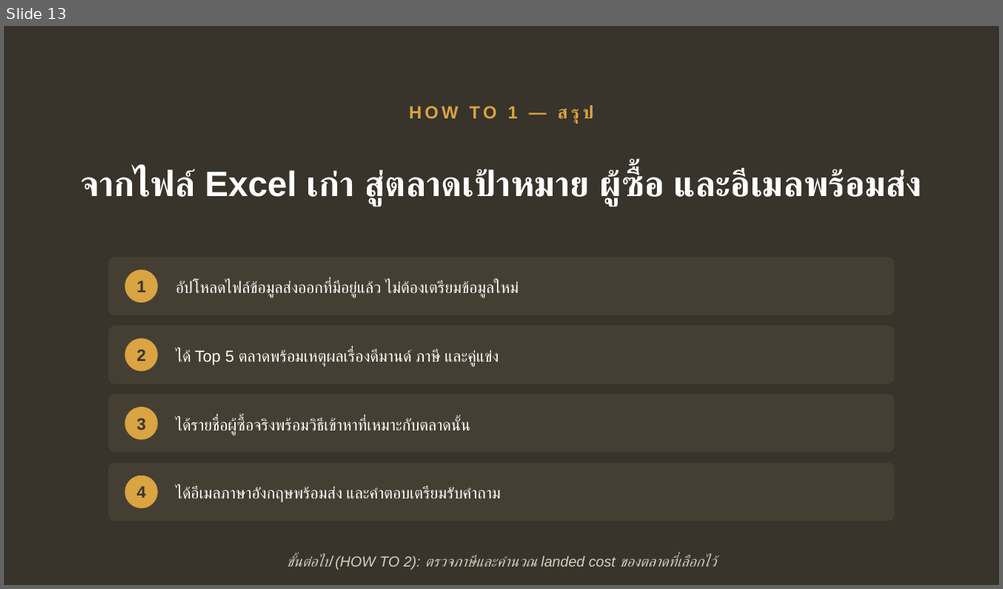
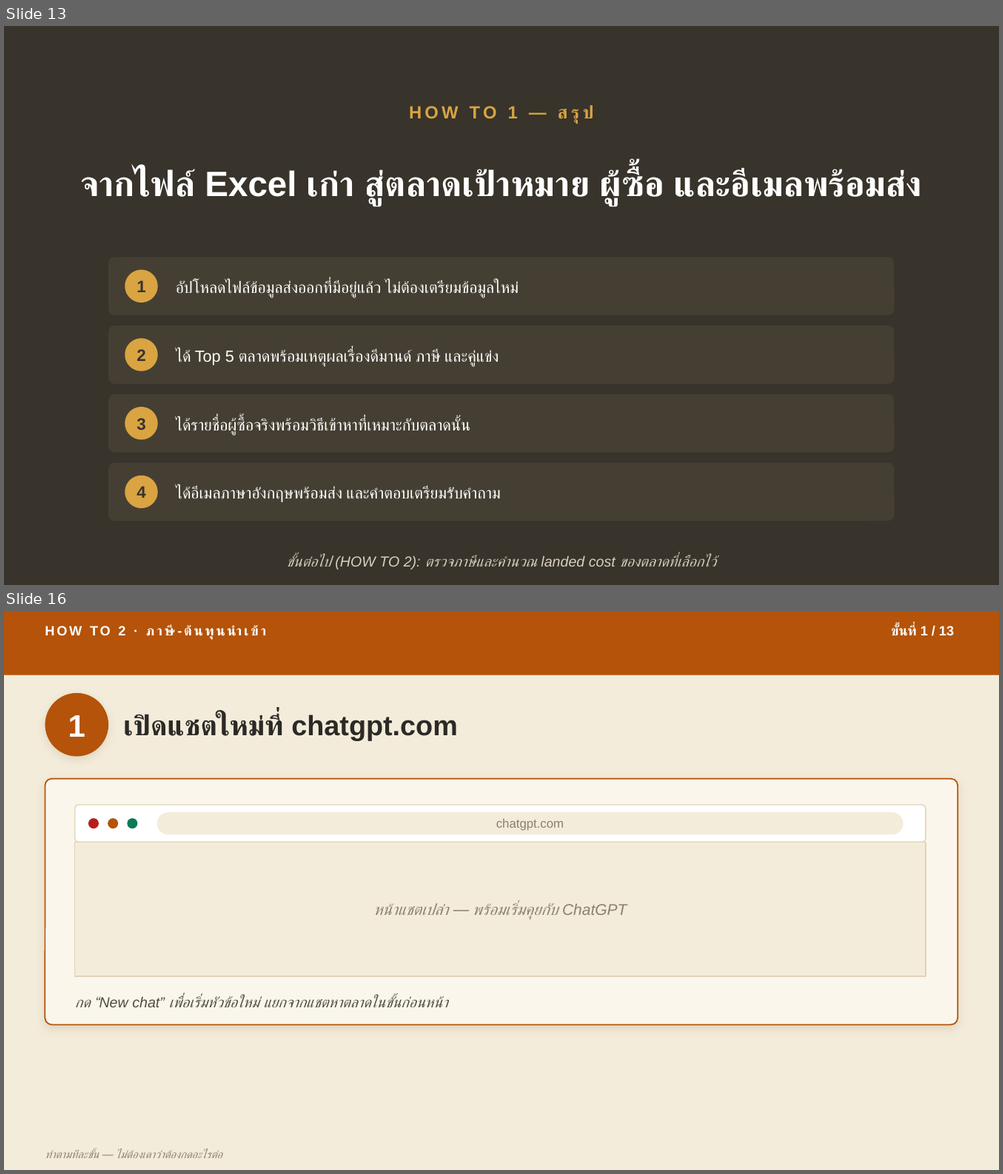
Before and after one commit to skunpoj/krungsri, a slide deck: deck/out3.pptx. Shown one above the other, each under a label of ours: slide 13 before the commit, slides 13 and 16 after it; the slides between them are not shown. The pictures are 1003x589 and 1003x1174 pixels, drawn with LibreOffice and Linux fonts; fonts in the diff are those of the drawing. Boxes give left, top, right and bottom in pixels: in the first picture for what was removed or moved away, otherwise in the second. Text is boxed around its words. In the diff, an @@ line names an element or a change of style, - is before the commit and + after.

```diff
--- a/deck/out3.pptx
+++ b/deck/out3.pptx
@@ slide 16 added at box(4, 611, 999, 1170), background #F4ECDA @@
@@ rectangle added at box(4, 611, 999, 675), fill #B45309 @@
@@ text added at box(118, 625, 242, 636), 13 pt, text #FFFFFF, bold @@
+HOW TO 2 · ภาษี-ต้นทุนนำเข้า
@@ text added at box(891, 625, 953, 636), 13 pt, text #FFFFFF, bold @@
+ขั้นที่ 1 / 13
@@ ellipse added at box(45, 693, 108, 757), fill #B45309 @@
@@ text added at box(68, 715, 85, 737), 30 pt, text #FFFFFF, bold @@
+1
@@ text added at box(123, 714, 458, 741), 27 pt, text #2B2A26, bold @@
+เปิดแชตใหม่ที่ chatgpt.com
@@ rounded rectangle added at box(45, 779, 958, 1025), fill #FBF6EC, outline #B45309 1.25 pt @@
@@ rounded rectangle added at box(75, 805, 925, 843), fill #FFFFFF, outline #E0D3B8 1 pt @@
@@ ellipse added at box(88, 818, 99, 829), fill #B91C1C @@
@@ ellipse added at box(108, 818, 118, 829), fill #B45309 @@
@@ ellipse added at box(127, 818, 137, 829), fill #0E7A55 @@
@@ rounded rectangle added at box(157, 812, 903, 834), fill #F4ECDA @@
@@ text added at box(496, 819, 563, 831), 12 pt, text #8A8170 @@
+chatgpt.com
@@ rectangle added at box(75, 843, 925, 977), fill #F4ECDA, outline #E0D3B8 1 pt @@
@@ text added at box(373, 903, 626, 920), 15 pt, text #8A8170, italic @@
+หน้าแชตเปล่า — พร้อมเริ่มคุยกับ ChatGPT
@@ text added at box(75, 995, 447, 1008), 14 pt, text #514C42, italic @@
+กด “New chat” เพื่อเริ่มหัวข้อใหม่ แยกจากแชตหาตลาดในขั้นก่อนหน้า
@@ text added at box(45, 1150, 222, 1159), 10.5 pt, text #8A8170, italic @@
+ทำตามทีละขั้น — ไม่ต้องเดาว่าต้องกดอะไรต่อ
```
Also in this commit, not shown: 70 other slides added, 1 other file.
